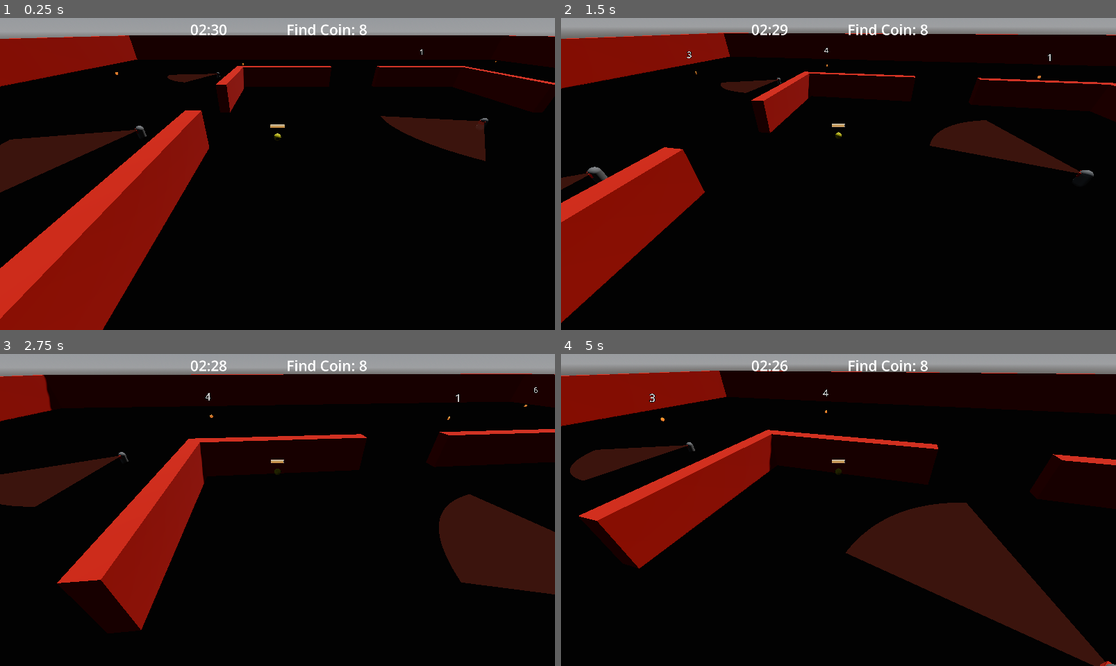
Above: before the commit, frames 1-4 (two rows, left to right).
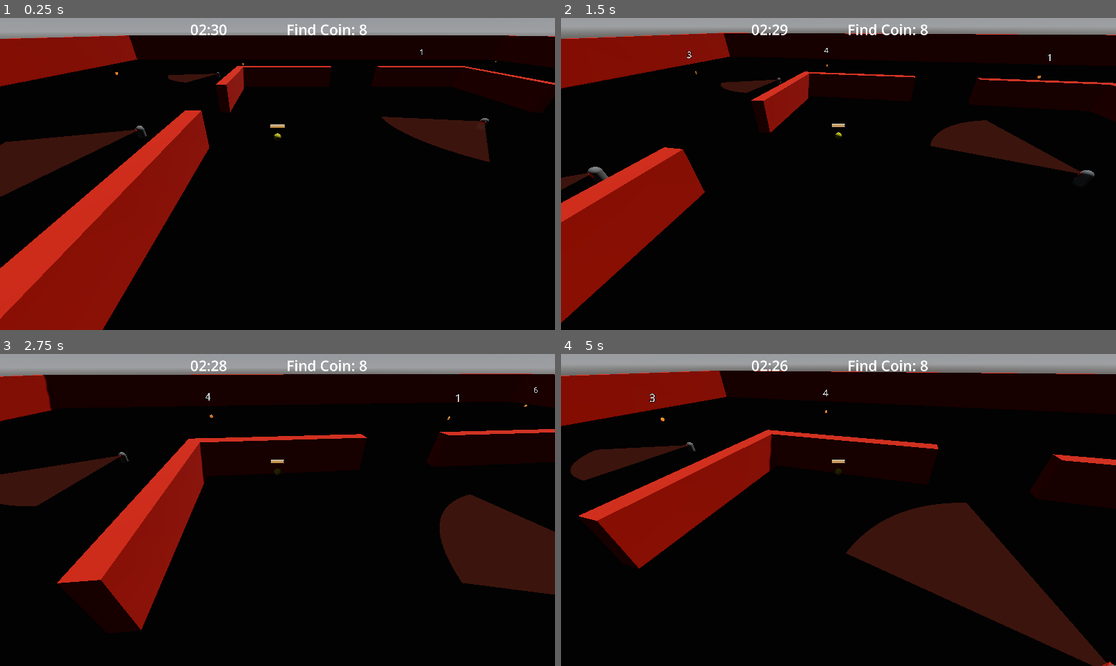
Above: after the commit, the same moments.

Repository: cliff-lilly-jean/pacman-stealth-game
Game: Godot game, scene res://entities/world/world.tscn
Two runs of this game, one before a commit and one after it. Both use one fixed random seed, a clock stepped at 60 frames per second and the inputs below.
Inputs (mouse positions are in pixels of both pictures, inside the frame that each line leads up to):
- Up to frame 1 (0.25 s): no input
- Up to frame 2 (1.5 s): move the mouse to (866, 174) at 0.52 s; hold Shift (dash) 0.53-1.28 s; hold W (move_forward) from 0.53 s (still down); move the mouse to (810, 174) at 1.27 s; tap Ctrl (sprint) at 1.35 s
- Up to frame 3 (2.75 s): keep holding W (move_forward); move the mouse to (288, 503) at 2.02 s; hold Shift (dash) from 2.03 s (still down)
- Up to frame 4 (5 s): keep holding W (move_forward); move the mouse to (832, 516) at 2.77 s; release Shift (dash) at 2.78 s; tap Ctrl (sprint) at 2.85, 4.35 s; move the mouse to (877, 513) at 3.52 s; hold Shift (dash) 3.53-4.28 s; move the mouse to (794, 506) at 4.27 s

The runs differ from the first frame. In frame 1, 0.3% of the frame differs, in the area x 0-89%, y 17-58%; in frame 2, less than 0.1%; in frame 3, less than 0.1%; in frame 4, 0.2%.

Commit message:
created a patrol ai state

Diff:
--- /dev/null
+++ b/entities/enemies/enemy.gd
@@ -0,0 +1,4 @@
+extends CharacterBody3D
+class_name Enemy
+
+@export var nav_agent: NavigationAgent3D
--- a/entities/enemies/ghosts/ghost.gd
+++ b/entities/enemies/ghosts/ghost.gd
@@ -1,19 +1,16 @@
-class_name Ghost extends CharacterBody3D
+class_name Ghost extends Enemy
 
 @export var speed: float
 @export var patrol_distance_length: float
 @export var look_rotation_speed: float
 @onready var body: MeshInstance3D = $Body
 
-@onready var navigation_agent: NavigationAgent3D = $NavigationAgent3D
 @onready var detection_area: DetectionArea = $DetectionArea
 
-
 ## Patrol Variables
-var start_patrol_locaton: Vector3
-var end_patrol_location: Vector3
+@onready var start_patrol_locaton: Vector3 = global_position
+@onready var end_patrol_location: Vector3 = Vector3(randf_range(start_patrol_locaton.x - patrol_distance_length, start_patrol_locaton.x + patrol_distance_length), global_position.y, randf_range(start_patrol_locaton.z - patrol_distance_length, start_patrol_locaton.z + patrol_distance_length))
 var next_position: Vector3
-var moving_to_end:bool = true
 
 
 ## CHASE
@@ -26,7 +23,6 @@
 	set_navigation_route()
 
 func _physics_process(delta: float) -> void:
-	patrol()
 
 
 	look_rotation(delta)
@@ -36,24 +32,7 @@
 	start_patrol_locaton = global_position
 	end_patrol_location = Vector3(randf_range(start_patrol_locaton.x - patrol_distance_length, start_patrol_locaton.x + patrol_distance_length), global_position.y, randf_range(start_patrol_locaton.z - patrol_distance_length, start_patrol_locaton.z + patrol_distance_length))
 
-	navigation_agent.target_position = end_patrol_location
-
-## Patrol
-func patrol() -> void:
-	next_position = navigation_agent.get_next_path_position()
-
-	var direction: Vector3 = global_position.direction_to(next_position)
-	velocity = direction * speed
-
-	if navigation_agent.is_navigation_finished():
-		## Determine if the ghost has finished the patrol to the edn point, if so change the route to the starting point  and travel to that
-		if moving_to_end:
-			navigation_agent.target_position = start_patrol_locaton
-			next_position = navigation_agent.get_next_path_position()
-			moving_to_end = false
-		else:
-			navigation_agent.target_position = end_patrol_location
-			moving_to_end = true
+	nav_agent.target_position = end_patrol_location
 
 
 func investigate() -> void:
--- a/entities/enemies/ghosts/ghost.tscn
+++ b/entities/enemies/ghosts/ghost.tscn
@@ -2,6 +2,8 @@
 
 [ext_resource type="Script" uid="uid://ddj43j3utgjcm" path="res://entities/enemies/ghosts/ghost.gd" id="1_e0x04"]
 [ext_resource type="PackedScene" uid="uid://doaiuijn0ntwa" path="res://components/detection_area/detection_area.tscn" id="2_723dw"]
+[ext_resource type="Script" uid="uid://qxf0qcbgu22s" path="res://globals/state_machine/state_machine.gd" id="3_1oodk"]
+[ext_resource type="Script" uid="uid://wwm7s2pt4426" path="res://entities/enemies/ghosts/states/patrol_ai.gd" id="4_obe3h"]
 
 [sub_resource type="CapsuleMesh" id="CapsuleMesh_eboi6"]
 
@@ -13,13 +15,14 @@
 
 [sub_resource type="CapsuleShape3D" id="CapsuleShape3D_eboi6"]
 
-[node name="Ghost" type="CharacterBody3D" unique_id=2008997342]
+[node name="Ghost" type="CharacterBody3D" unique_id=2008997342 node_paths=PackedStringArray("nav_agent")]
 collision_layer = 32
 collision_mask = 31
 script = ExtResource("1_e0x04")
 speed = 3.0
 patrol_distance_length = 40.0
 look_rotation_speed = 6.0
+nav_agent = NodePath("NavigationAgent3D")
 
 [node name="NavigationAgent3D" type="NavigationAgent3D" parent="." unique_id=1047362907]
 avoidance_enabled = true
@@ -41,4 +44,14 @@
 fov_width = 60.0
 view_distance = 15.0
 
+[node name="StateMachine" type="Node" parent="." unique_id=1660670136 node_paths=PackedStringArray("initial_state")]
+script = ExtResource("3_1oodk")
+initial_state = NodePath("PatrolAI")
+metadata/_custom_type_script = "uid://qxf0qcbgu22s"
+
+[node name="PatrolAI" type="Node" parent="StateMachine" unique_id=2066393190 node_paths=PackedStringArray("enemy")]
+script = ExtResource("4_obe3h")
+enemy = NodePath("../..")
+metadata/_custom_type_script = "uid://wwm7s2pt4426"
+
 [connection signal="body_entered" from="DetectionArea" to="." method="_on_detection_area_body_entered"]
--- /dev/null
+++ b/entities/enemies/ghosts/states/patrol_ai.gd
@@ -0,0 +1,23 @@
+extends State
+class_name PatrolAI
+
+@export var enemy: Enemy
+
+var moving_to_end:bool = true
+
+
+func physics_update(delta: float) -> void:
+	enemy.next_position = enemy.nav_agent.get_next_path_position()
+
+	var direction: Vector3 = enemy.global_position.direction_to(enemy.next_position)
+	enemy.velocity = direction * enemy.speed
+
+	if enemy.nav_agent.is_navigation_finished():
+		## Determine if the ghost has finished the patrol to the edn point, if so change the route to the starting point  and travel to that
+		if moving_to_end:
+			enemy.nav_agent.target_position = enemy.start_patrol_locaton
+			enemy.next_position = enemy.nav_agent.get_next_path_position()
+			moving_to_end = false
+		else:
+			enemy.nav_agent.target_position = enemy.end_patrol_location
+			moving_to_end = true
Not shown, added: entities/enemies/enemy.gd.uid
Not shown, added: entities/enemies/ghosts/states/patrol_ai.gd.uid
